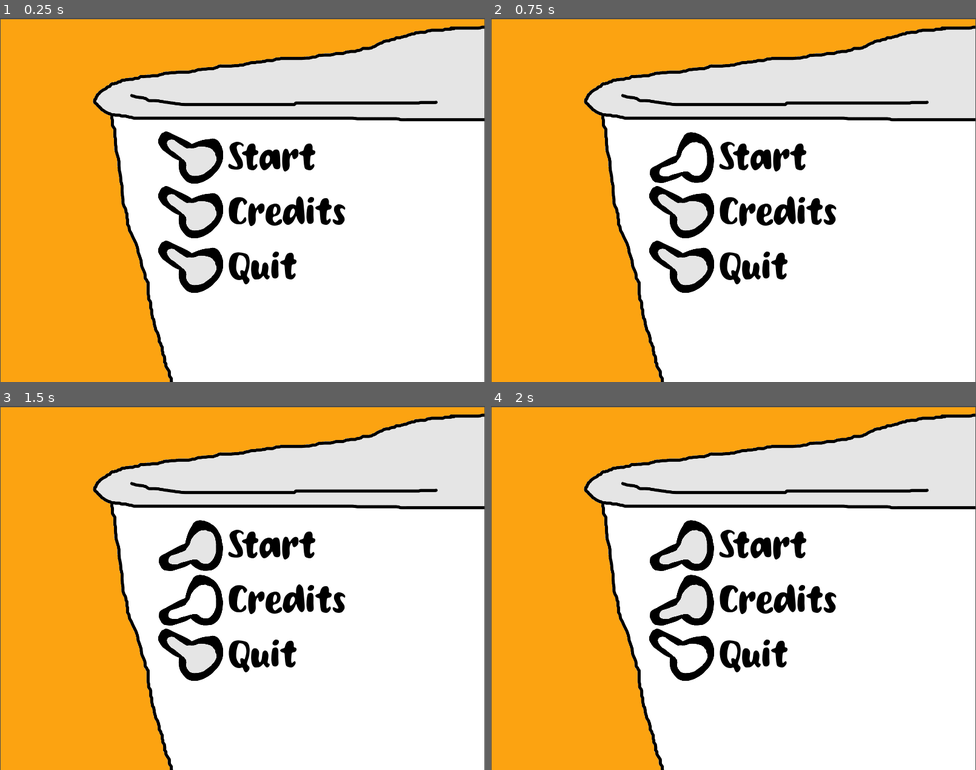
Above: before the commit, frames 1-4 (two rows, left to right).
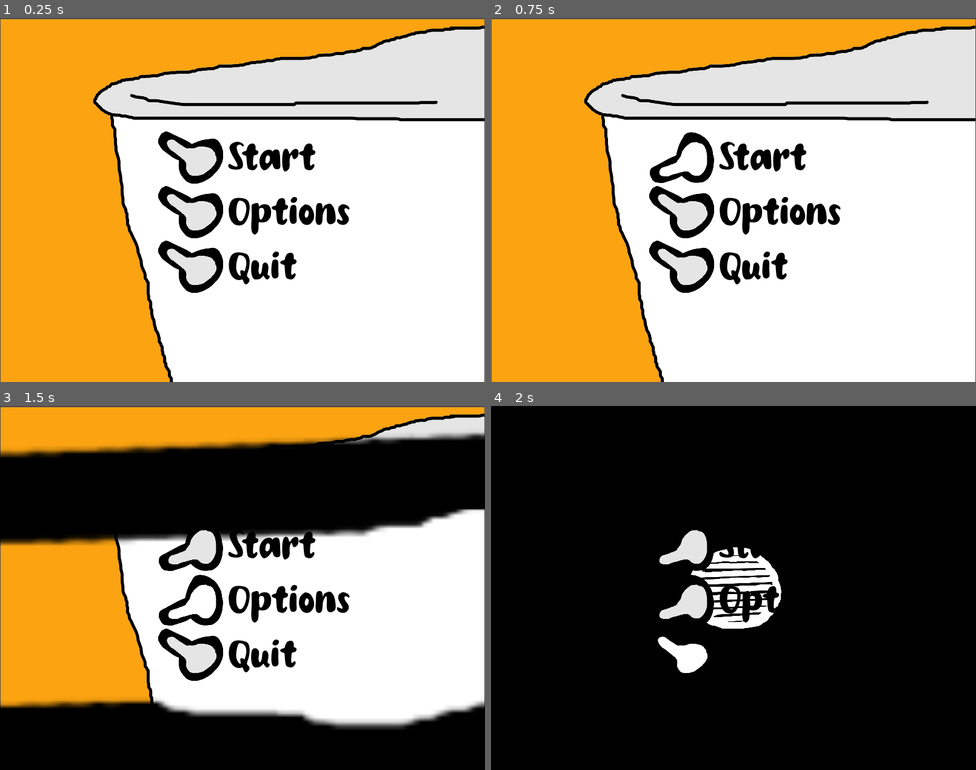
Above: after the commit, the same moments.

Repository: eliasvas/PWT
Game: Godot game, scene res://game.tscn
Same seed, same stepped clock (60 frames per second), same inputs: the game is played once before the commit and once after it. The engine's default icon, where the game draws it, is replaced by a stand-in: a white triangle on a blue panel in a dark square.
Inputs (mouse positions are in pixels of both pictures, inside the frame that each line leads up to):
- Up to frame 1 (0.25 s): no input
- Up to frame 2 (0.75 s): tap Enter at 0.5 s; drag from (680, 156) to (782, 119) at 0.52 s
- Up to frame 3 (1.5 s): tap Space at 1.25 s; drag from (189, 598) to (218, 660) at 1.27 s
- Up to frame 4 (2 s): no input

The runs differ from the first frame. In frame 1, 1.0% of the frame differs, in the area x 47-73%, y 49-60%; in frame 2, 1.0%; in frame 3, 42%; in frame 4, 91%, in the area x 0-100%, y 0-100%.

Commit message:
scene transition

Diff:
--- a/FlushButton.gd
+++ b/FlushButton.gd
@@ -24,10 +24,11 @@
 		_handle_button_click()
 		texture = pressed_texture
 
-
 func handle_action(action):
 	if action == "QuitGame":
-		get_tree().quit()
+		TransitionScene.fade_n_exit()
+	elif action == "ShowOptions":
+		TransitionScene.change_scene('res://menu.tscn')
 
 func _handle_button_click():
 	print("Button clicked!")
--- a/game.gd
+++ b/game.gd
@@ -1,11 +1,7 @@
 extends Node2D
-var menu_scene = preload("res://menu.tscn")
-
 
 func _ready():
-	print("Spawning menu!")
-	var object = menu_scene.instantiate()
-	call_deferred("add_child",object)
+	TransitionScene.change_scene_instant('res://menu.tscn')
 
 
 # Called every frame. 'delta' is the elapsed time since the previous frame.
--- a/menu.tscn
+++ b/menu.tscn
@@ -6,6 +6,13 @@
 [ext_resource type="Script" path="res://FlushButton.gd" id="3_l7sdb"]
 
 [node name="Menu" type="Node2D"]
+z_index = 1
+z_as_relative = false
+
+[node name="HomeToilet" type="Sprite2D" parent="."]
+position = Vector2(400, 302)
+scale = Vector2(0.554167, 0.555556)
+texture = ExtResource("2_m0xgy")
 
 [node name="CanvasLayer" type="CanvasLayer" parent="."]
 
@@ -28,16 +35,16 @@
 layout_mode = 2
 text = "Start"
 
-[node name="ShowCredits" type="TextureRect" parent="CanvasLayer/GridContainer"]
+[node name="ShowOptions" type="TextureRect" parent="CanvasLayer/GridContainer"]
 layout_mode = 2
 texture = ExtResource("2_tvjj2")
 expand_mode = 3
 stretch_mode = 4
 script = ExtResource("3_l7sdb")
 
-[node name="Credits" type="Label" parent="CanvasLayer/GridContainer"]
+[node name="Options" type="Label" parent="CanvasLayer/GridContainer"]
 layout_mode = 2
-text = "Credits"
+text = "Options"
 
 [node name="QuitGame" type="TextureRect" parent="CanvasLayer/GridContainer"]
 layout_mode = 2
@@ -50,17 +57,12 @@
 layout_mode = 2
 text = "Quit"
 
-[node name="HomeToilet" type="Sprite2D" parent="."]
-position = Vector2(400, 302)
-scale = Vector2(0.554167, 0.555556)
-texture = ExtResource("2_m0xgy")
-
 [connection signal="gui_input" from="CanvasLayer/GridContainer/StartGame" to="CanvasLayer/GridContainer/StartGame" method="_on_gui_input"]
 [connection signal="mouse_entered" from="CanvasLayer/GridContainer/StartGame" to="CanvasLayer/GridContainer/StartGame" method="_on_mouse_entered"]
 [connection signal="mouse_exited" from="CanvasLayer/GridContainer/StartGame" to="CanvasLayer/GridContainer/StartGame" method="_on_mouse_exited"]
-[connection signal="gui_input" from="CanvasLayer/GridContainer/ShowCredits" to="CanvasLayer/GridContainer/ShowCredits" method="_on_gui_input"]
-[connection signal="mouse_entered" from="CanvasLayer/GridContainer/ShowCredits" to="CanvasLayer/GridContainer/ShowCredits" method="_on_mouse_entered"]
-[connection signal="mouse_exited" from="CanvasLayer/GridContainer/ShowCredits" to="CanvasLayer/GridContainer/ShowCredits" method="_on_mouse_exited"]
+[connection signal="gui_input" from="CanvasLayer/GridContainer/ShowOptions" to="CanvasLayer/GridContainer/ShowOptions" method="_on_gui_input"]
+[connection signal="mouse_entered" from="CanvasLayer/GridContainer/ShowOptions" to="CanvasLayer/GridContainer/ShowOptions" method="_on_mouse_entered"]
+[connection signal="mouse_exited" from="CanvasLayer/GridContainer/ShowOptions" to="CanvasLayer/GridContainer/ShowOptions" method="_on_mouse_exited"]
 [connection signal="gui_input" from="CanvasLayer/GridContainer/QuitGame" to="CanvasLayer/GridContainer/QuitGame" method="_on_gui_input"]
 [connection signal="mouse_entered" from="CanvasLayer/GridContainer/QuitGame" to="CanvasLayer/GridContainer/QuitGame" method="_on_mouse_entered"]
 [connection signal="mouse_exited" from="CanvasLayer/GridContainer/QuitGame" to="CanvasLayer/GridContainer/QuitGame" method="_on_mouse_exited"]
--- a/project.godot
+++ b/project.godot
@@ -15,6 +15,10 @@
 config/features=PackedStringArray("4.1", "Forward Plus")
 config/icon="res://icon.svg"
 
+[autoload]
+
+TransitionScene="*res://transition_scene.tscn"
+
 [display]
 
 window/size/viewport_width=800
--- /dev/null
+++ b/transition_scene.gd
@@ -0,0 +1,13 @@
+extends CanvasLayer
+func change_scene_instant(target : String) -> void:
+	get_tree().change_scene_to_file(target)
+func change_scene(target : String) -> void:
+	$TransitionSceneRect/AnimationPlayer.play('FadeToBlack')
+	await $TransitionSceneRect/AnimationPlayer.animation_finished
+	get_tree().change_scene_to_file(target)
+	$TransitionSceneRect/AnimationPlayer.play('FadeFromBlack')
+
+func fade_n_exit() -> void:
+	$TransitionSceneRect/AnimationPlayer.play('FadeToBlack')
+	await $TransitionSceneRect/AnimationPlayer.animation_finished
+	get_tree().quit()
--- /dev/null
+++ b/transition_scene.gdshader
@@ -0,0 +1,13 @@
+shader_type canvas_item;
+
+uniform sampler2D mask;
+uniform float scale : hint_range(0.0,1.0,0.1);
+
+void fragment() {
+	float s = scale == 0.0 ? 0.0 : pow(2.0, 10.0 * scale - 10.0);
+	s *= 50.0;
+	int cutoff = int(s/50.0);
+	vec2 offset = vec2(0.5,0.5) * (1.0 - s);
+	vec4 mask_color = texture(mask, UV * s + offset);
+	COLOR.a = 1.0 - mask_color.a + float(cutoff);
+}
--- /dev/null
+++ b/transition_scene.tscn
@@ -0,0 +1,82 @@
+[gd_scene load_steps=9 format=3 uid="uid://2a87fuab7sb5"]
+
+[ext_resource type="Script" path="res://transition_scene.gd" id="1_0bnhy"]
+[ext_resource type="Shader" path="res://transition_scene.gdshader" id="1_j74ct"]
+[ext_resource type="Texture2D" uid="uid://bv0udg5etxkmj" path="res://transition2.png" id="2_20aeh"]
+
+[sub_resource type="ShaderMaterial" id="ShaderMaterial_4img1"]
+shader = ExtResource("1_j74ct")
+shader_parameter/scale = 0.0
+shader_parameter/mask = ExtResource("2_20aeh")
+
+[sub_resource type="Animation" id="Animation_eu0tf"]
+resource_name = "FadeFromBlack"
+tracks/0/type = "value"
+tracks/0/imported = false
+tracks/0/enabled = true
+tracks/0/path = NodePath(".:material:shader_parameter/scale")
+tracks/0/interp = 1
+tracks/0/loop_wrap = true
+tracks/0/keys = {
+"times": PackedFloat32Array(0, 1),
+"transitions": PackedFloat32Array(1, 1),
+"update": 0,
+"values": [1.0, 0.0]
+}
+
+[sub_resource type="Animation" id="Animation_jmokn"]
+resource_name = "FadeToBlack"
+tracks/0/type = "value"
+tracks/0/imported = false
+tracks/0/enabled = true
+tracks/0/path = NodePath(".:material:shader_parameter/scale")
+tracks/0/interp = 1
+tracks/0/loop_wrap = true
+tracks/0/keys = {
+"times": PackedFloat32Array(0, 1),
+"transitions": PackedFloat32Array(1, 1),
+"update": 0,
+"values": [0.0, 1.0]
+}
+
+[sub_resource type="Animation" id="Animation_xk2wl"]
+length = 0.001
+tracks/0/type = "value"
+tracks/0/imported = false
+tracks/0/enabled = true
+tracks/0/path = NodePath(".:material:shader_parameter/scale")
+tracks/0/interp = 1
+tracks/0/loop_wrap = true
+tracks/0/keys = {
+"times": PackedFloat32Array(0),
+"transitions": PackedFloat32Array(1),
+"update": 0,
+"values": [0.0]
+}
+
+[sub_resource type="AnimationLibrary" id="AnimationLibrary_kk6bp"]
+_data = {
+"FadeFromBlack": SubResource("Animation_eu0tf"),
+"FadeToBlack": SubResource("Animation_jmokn"),
+"RESET": SubResource("Animation_xk2wl")
+}
+
+[node name="SceneTransition" type="CanvasLayer"]
+script = ExtResource("1_0bnhy")
+
+[node name="TransitionSceneRect" type="ColorRect" parent="."]
+top_level = true
+z_index = 4096
+z_as_relative = false
+material = SubResource("ShaderMaterial_4img1")
+anchors_preset = 15
+anchor_right = 1.0
+anchor_bottom = 1.0
+grow_horizontal = 2
+grow_vertical = 2
+color = Color(0, 0, 0, 1)
+
+[node name="AnimationPlayer" type="AnimationPlayer" parent="TransitionSceneRect"]
+libraries = {
+"": SubResource("AnimationLibrary_kk6bp")
+}
Binary file added: transition2.png
Not shown, changed: .gitignore
